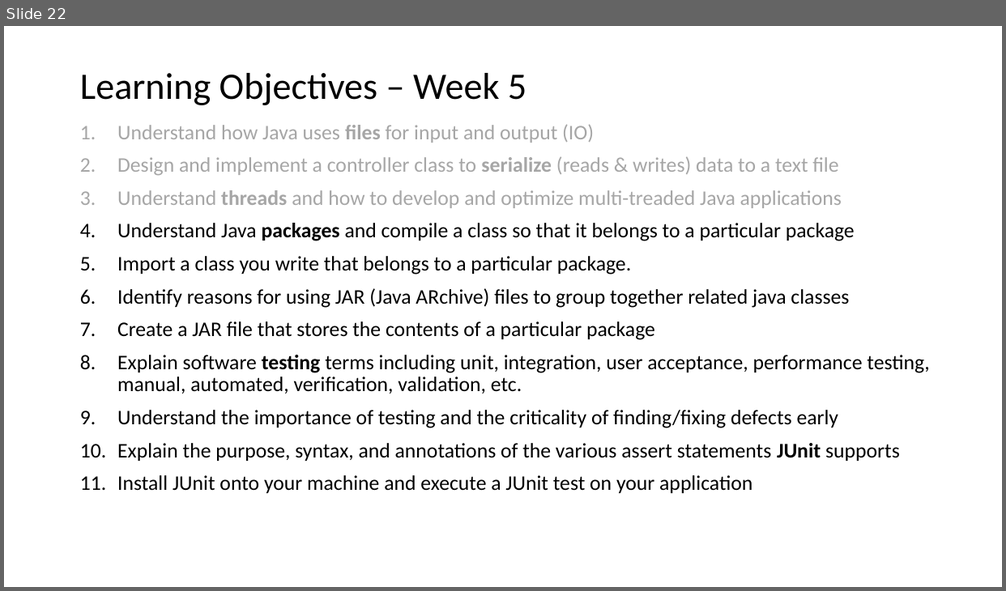
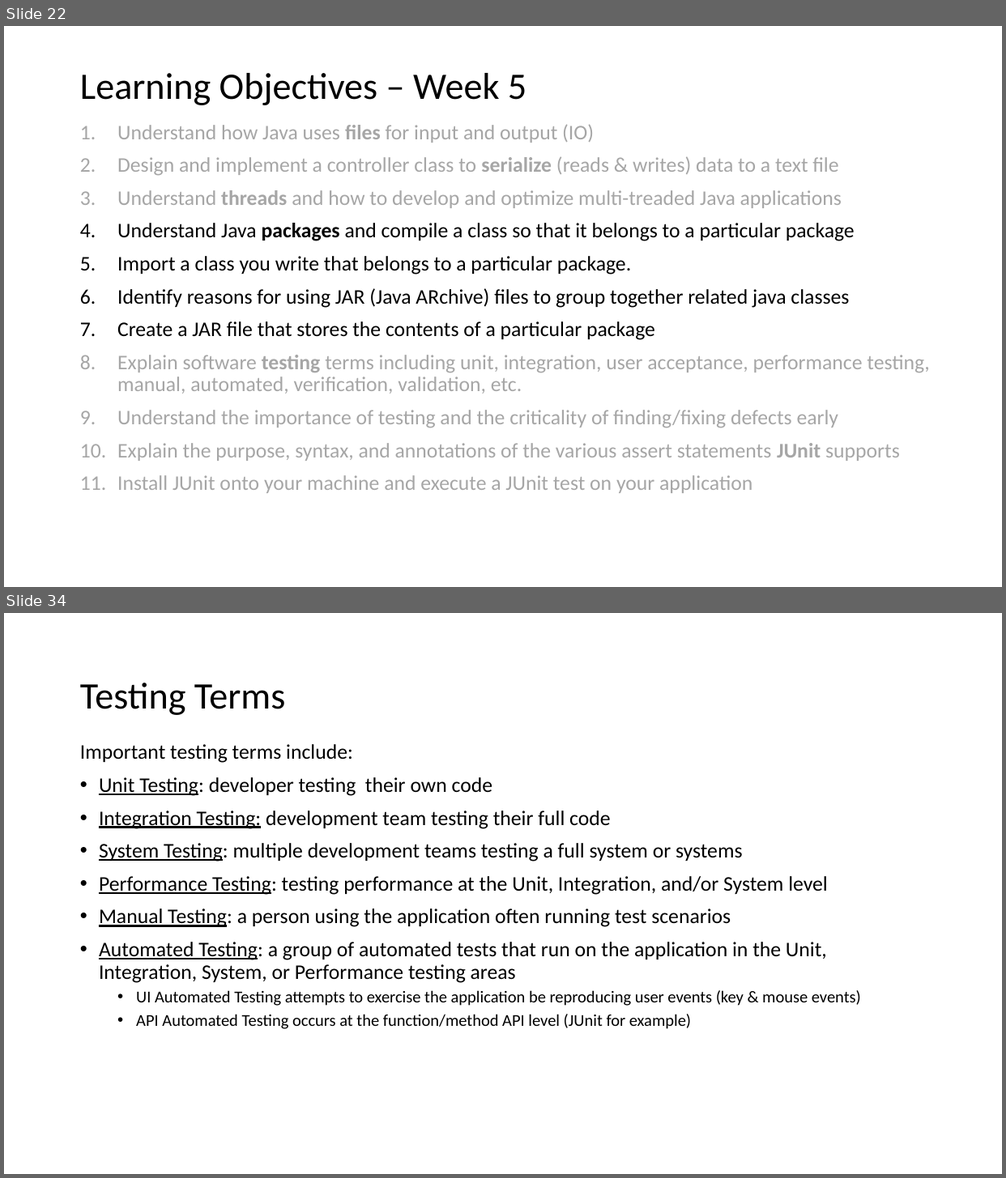
Before and after one commit to EricJPogue/www-epogue-info, a slide deck: CPSC-24500/Week05/2017SpringW05Slides.pptx. Shown one above the other, each under a label of ours: slide 22 before the commit, slides 22 and 34 after it; the slides between them are not shown. The pictures are 1006x591 and 1006x1178 pixels, drawn with LibreOffice and Linux fonts; fonts in the diff are those of the drawing. Boxes give left, top, right and bottom in pixels: in the first picture for what was removed or moved away, otherwise in the second. Text is boxed around its words. In the diff, an @@ line names an element or a change of style, - is before the commit and + after.

```diff
--- a/CPSC-24500/Week05/2017SpringW05Slides.pptx
+++ b/CPSC-24500/Week05/2017SpringW05Slides.pptx
@@ slide 34 added at (4, 613, 1002, 1174), background #FFFFFF @@
@@ title added at (80, 683, 285, 715), 36 pt, text #000000 @@
+Testing Terms
@@ text added at (80, 744, 861, 1029), 20 pt, text #000000 @@
+Important testing terms include:
+• Unit Testing: developer testing their own code
+• Integration Testing: development team testing their full code
+• System Testing: multiple development teams testing a full system or systems
+• Performance Testing: testing performance at the Unit, Integration, and/or System level
+• Manual Testing: a person using the application often running test scenarios
+• Automated Testing: a group of automated tests that run on the application in the Unit, Integration, System, or Performance testing areas
+  • UI Automated Testing attempts to exercise the application be reproducing user events (key & mouse events)
+  • API Automated Testing occurs at the function/method API level (JUnit for example)
@@ slide 22 changed as well @@
@@ text at (117, 355, 929, 493): text colour #000000 to #A6A6A6 in "Explain software testing terms including unit, integration, ...", "Understand the importance of testing and the ...", "Explain the purpose, syntax, and annotations of ...", "Install JUnit onto your machine and execute ..." @@
```
Also in this commit, not shown: 1 other slide changed, 16 other slides added, 2 slides removed, 1 other file.
